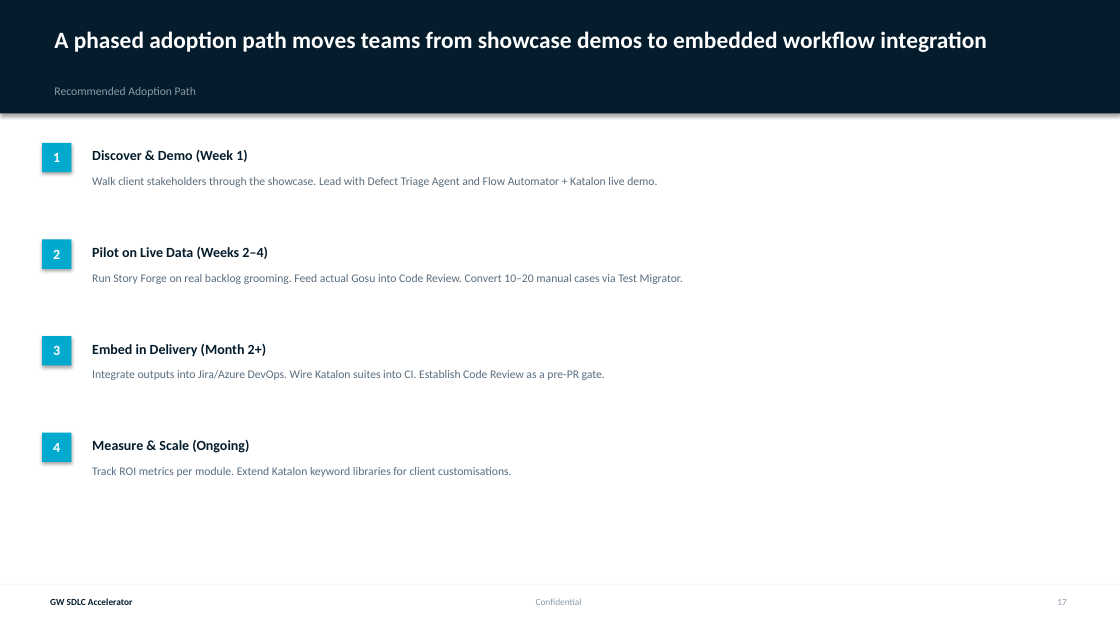
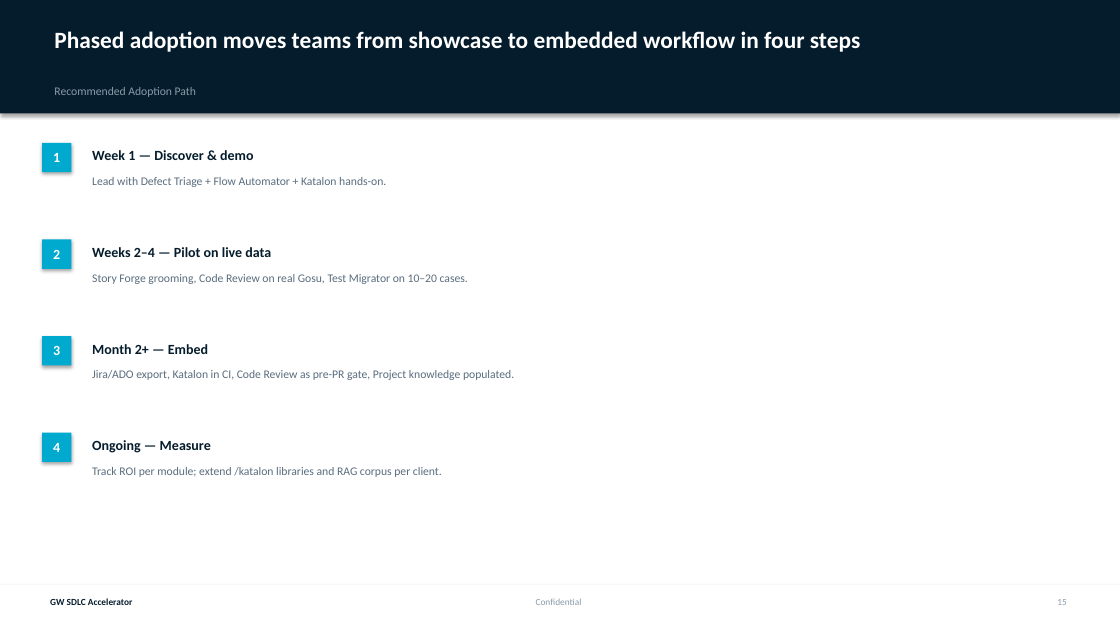
Before and after one commit to anujkapoor2000/gw-sdlc-accelerator, a slide deck: slide 17 of docs/accelerators-slide-pack.pptx. Drawn at 1120x630 pixels with LibreOffice and Linux fonts; fonts in the diff are those of the drawing. Boxes give left, top, right and bottom in pixels: in the first picture for what was removed or moved away, otherwise in the second. Text is boxed around its words. In the diff, an @@ line names an element or a change of style, - is before the commit and + after.

```diff
--- a/docs/accelerators-slide-pack.pptx
+++ b/docs/accelerators-slide-pack.pptx
@@ text at [54, 31, 860, 52]: text changed @@
-A phased adoption path moves teams from showcase demos to embedded workflow integration
+Phased adoption moves teams from showcase to embedded workflow in four steps
@@ text at [92, 177, 386, 187]: text changed @@
-Walk client stakeholders through the showcase. Lead with Defect Triage Agent and Flow Automator + Katalon live demo.
+Lead with Defect Triage + Flow Automator + Katalon hands-on.
@@ text at [92, 150, 253, 160]: text changed @@
-Discover & Demo (Week 1)
+Week 1 — Discover & demo
@@ text at [92, 247, 271, 257]: text changed @@
-Pilot on Live Data (Weeks 2–4)
+Weeks 2–4 — Pilot on live data
@@ text at [92, 274, 468, 284]: text changed @@
-Run Story Forge on real backlog grooming. Feed actual Gosu into Code Review. Convert 10–20 manual cases via Test Migrator.
+Story Forge grooming, Code Review on real Gosu, Test Migrator on 10–20 cases.
@@ text at [92, 344, 208, 354]: text changed @@
-Embed in Delivery (Month 2+)
+Month 2+ — Embed
@@ text at [92, 370, 514, 380]: text changed @@
-Integrate outputs into Jira/Azure DevOps. Wire Katalon suites into CI. Establish Code Review as a pre-PR gate.
+Jira/ADO export, Katalon in CI, Code Review as pre-PR gate, Project knowledge populated.
@@ text at [92, 440, 211, 453]: text changed @@
-Measure & Scale (Ongoing)
+Ongoing — Measure
@@ text at [92, 467, 442, 477]: text changed @@
-Track ROI metrics per module. Extend Katalon keyword libraries for client customisations.
+Track ROI per module; extend /katalon libraries and RAG corpus per client.
```
Also in this commit, not shown: 9 other slides changed, 8 slides added, 8 slides removed, 3 other files.
